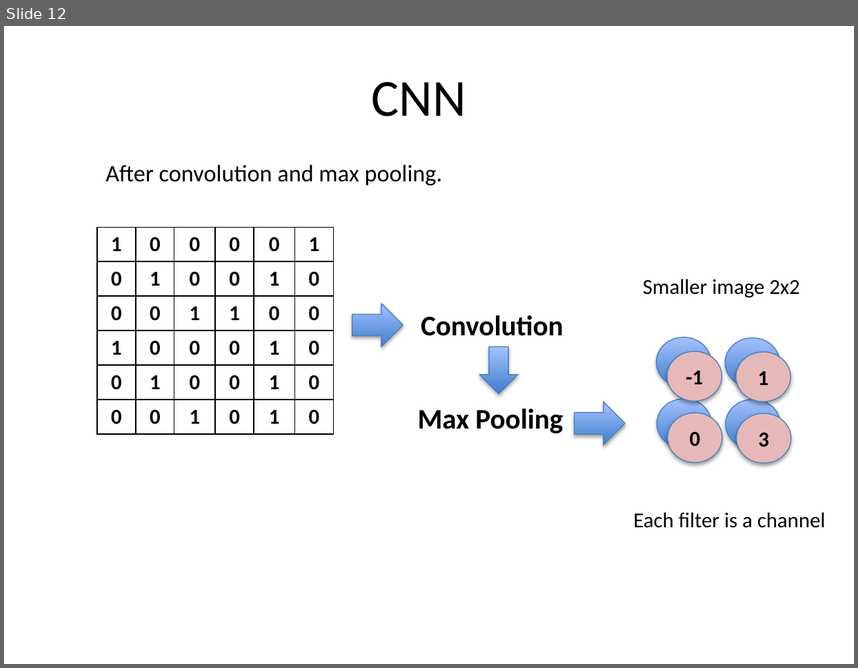
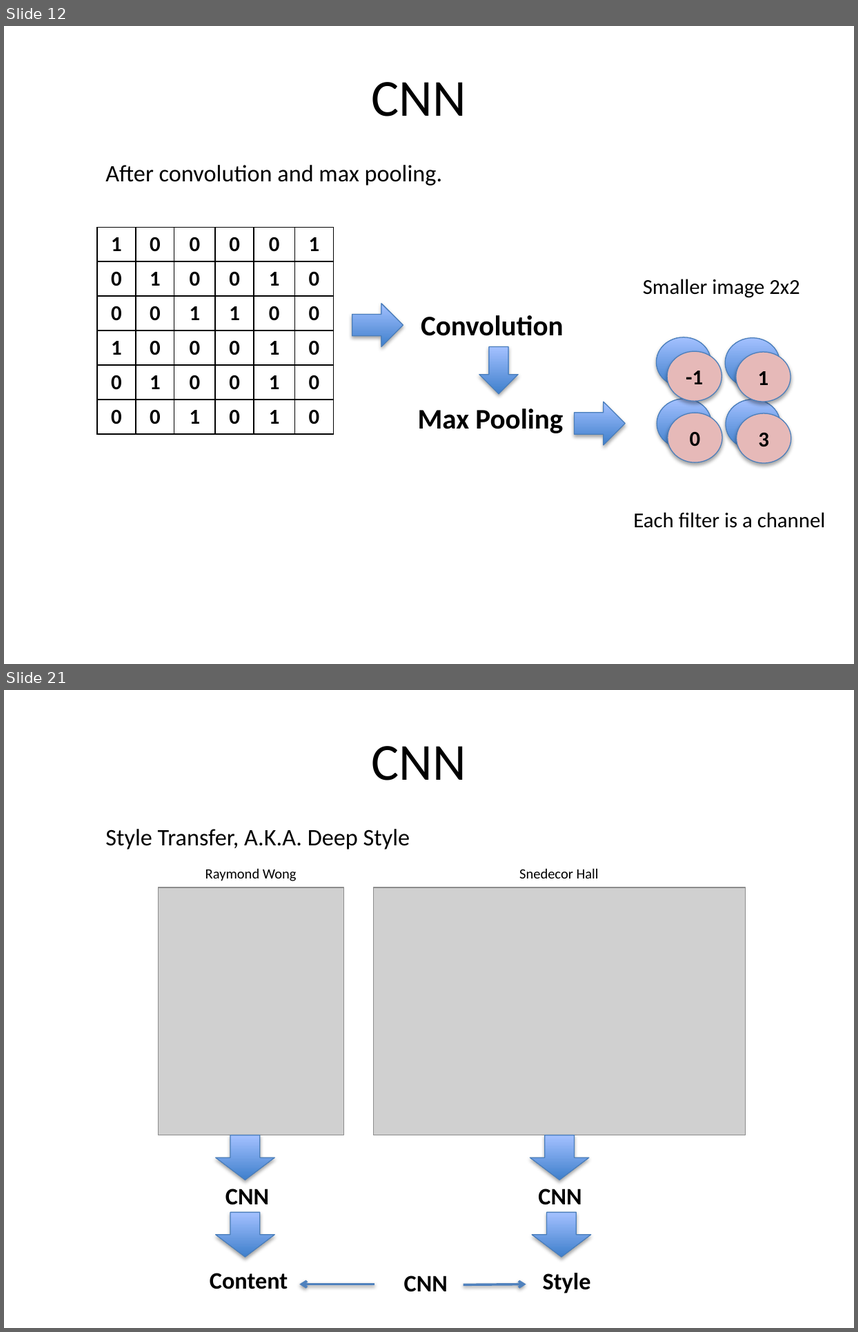
Before and after one commit to haozhestat/DeepLearning-Tensorflow, a slide deck: presentation.pptx. Shown one above the other, each under a label of ours: slide 12 before the commit, slides 12 and 21 after it; the slides between them are not shown. The pictures are 858x668 and 858x1332 pixels, drawn with LibreOffice and Linux fonts; fonts in the diff are those of the drawing; grey boxes stand for pictures. Boxes give left, top, right and bottom in pixels: in the first picture for what was removed or moved away, otherwise in the second. Text is boxed around its words. In the diff, an @@ line names an element or a change of style, - is before the commit and + after.

```diff
--- a/presentation.pptx
+++ b/presentation.pptx
@@ slide 21 added at (x1=4, y1=690, x2=854, y2=1328), background #FFFFFF @@
@@ title added at (x1=372, y1=746, x2=466, y2=780), 44 pt, text #000000 @@
+CNN
@@ subtitle added at (x1=105, y1=829, x2=410, y2=849), 20 pt, text #000000 @@
+Style Transfer, A.K.A. Deep Style
@@ text added at (x1=205, y1=868, x2=297, y2=881), 12 pt, text #000000 @@
+Raymond Wong
@@ text added at (x1=519, y1=868, x2=599, y2=878), 12 pt, text #000000 @@
+Snedecor Hall
@@ picture added at (x1=158, y1=887, x2=343, y2=1134) @@
@@ picture added at (x1=374, y1=887, x2=746, y2=1134) @@
@@ down arrow added at (x1=216, y1=1134, x2=274, y2=1180), fill gradient #3F80CE to #A4C4FF, outline #4B7EBC 0.75 pt @@
@@ down arrow added at (x1=530, y1=1134, x2=589, y2=1180), fill gradient #3F80CE to #A4C4FF, outline #4B7EBC 0.75 pt @@
@@ text added at (x1=225, y1=1188, x2=269, y2=1205), 20 pt, text #000000, bold @@
+CNN
@@ text added at (x1=538, y1=1188, x2=582, y2=1205), 20 pt, text #000000, bold @@
+CNN
@@ down arrow added at (x1=216, y1=1212, x2=274, y2=1257), fill gradient #3F80CE to #A4C4FF, outline #4B7EBC 0.75 pt @@
@@ down arrow added at (x1=532, y1=1212, x2=590, y2=1257), fill gradient #3F80CE to #A4C4FF, outline #4B7EBC 0.75 pt @@
@@ text added at (x1=210, y1=1272, x2=288, y2=1289), 20 pt, text #000000, bold @@
+Content
@@ arrow added from (375, 1284) to (300, 1284), #4F81BD 2 pt @@
@@ text added at (x1=404, y1=1275, x2=448, y2=1292), 20 pt, text #000000, bold @@
+CNN
@@ arrow added from (463, 1284) to (526, 1284), #4F81BD 2 pt @@
@@ text added at (x1=543, y1=1272, x2=591, y2=1293), 20 pt, text #000000, bold @@
+Style
```
Also in this commit, not shown: 1 slide changed, 10 other slides added, 1 slide removed.
